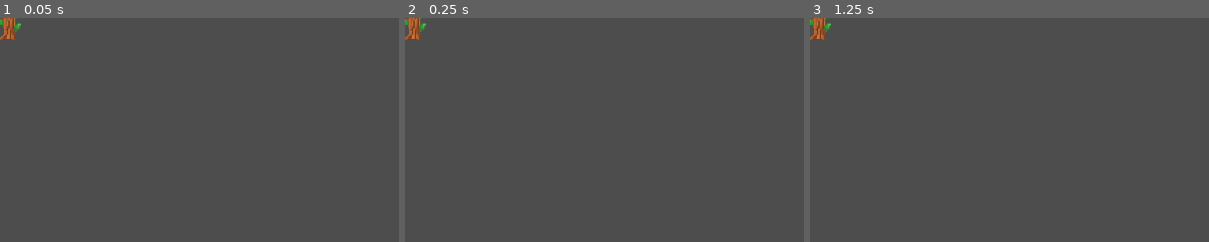
Above: before the commit, frames 1-3 (left to right).
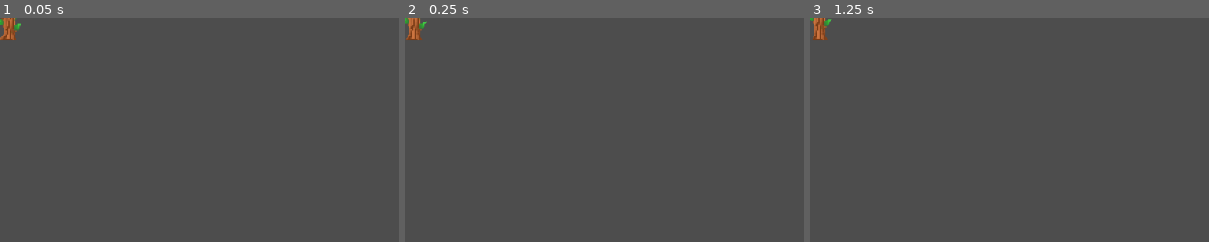
Above: after the commit, the same moments.

Repository: felixtjahyadi/halustudio
Game: Godot game, scene res://scenes/Enemy/Boss/BranchMinion.tscn
Two runs of this game, one before a commit and one after it. Both use one fixed random seed, a clock stepped at 60 frames per second and the inputs below. This scene is started directly instead of the project's main scene.
Inputs (mouse positions are % of the whole screen's width and height, from its top left):
- Up to frame 1 (0.05 s): no input
- Up to frame 2 (0.25 s): no input
- Up to frame 3 (1.25 s): tap Enter at 0.5 s; move the mouse to (72, 45) at 0.52 s; hold D (right) from 0.53 s (still down); click (72, 45) at 0.6 s
The pictures show only the part of the screen within x 0-50%, y 0-50%; the shares and areas given below are measured in that part.

Frame 1 is identical in both runs. In frame 2, 0.1% of the frame differs, in the area x 0-6%, y 0-10%; in frame 3, 0.2%.

Commit message:
fix: boss summon logic

Diff:
--- a/scenes/Enemy/Boss/BranchMinion.tscn
+++ b/scenes/Enemy/Boss/BranchMinion.tscn
@@ -1,5 +1,6 @@
-[gd_scene load_steps=7 format=3 uid="uid://b4is5l764xsf7"]
+[gd_scene load_steps=8 format=3 uid="uid://b4is5l764xsf7"]
 
+[ext_resource type="Script" path="res://scripts/Enemy/Boss/BranchMinion.gd" id="1_7yqod"]
 [ext_resource type="Texture2D" uid="uid://2wiwtic0pe2n" path="res://assets/Enemy/Corrupted Tree Guardian/branch-minion-anim-sheet.png" id="1_ebsuk"]
 
 [sub_resource type="AtlasTexture" id="AtlasTexture_eofuj"]
@@ -39,6 +40,7 @@
 }]
 
 [node name="BranchMinion" type="Node2D"]
+script = ExtResource("1_7yqod")
 
 [node name="AnimatedSprite2D" type="AnimatedSprite2D" parent="."]
 sprite_frames = SubResource("SpriteFrames_o0wl0")
--- a/scenes/Enemy/Boss/CorruptedTreeGuardian.tscn
+++ b/scenes/Enemy/Boss/CorruptedTreeGuardian.tscn
@@ -64,7 +64,7 @@
 
 [node name="CorruptedTreeGuardian" type="Node2D"]
 script = ExtResource("1_73na8")
-attack_cooldown = 15.0
+attack_cooldown = 10.0
 
 [node name="AnimatedSprite2D" type="AnimatedSprite2D" parent="."]
 position = Vector2(0, -43)
--- a/scripts/Enemy/Boss/Boss.gd
+++ b/scripts/Enemy/Boss/Boss.gd
@@ -5,9 +5,7 @@
 var isAwake : bool = false
 
 func _process(delta):
-	if isAwake:
-		await get_tree().create_timer(attack_cooldown).timeout
-		attack()
+	pass
 
 func start_animation():
 	isAwake = true
--- /dev/null
+++ b/scripts/Enemy/Boss/BranchMinion.gd
@@ -0,0 +1,12 @@
+extends Enemy
+
+
+# Called when the node enters the scene tree for the first time.
+func _ready():
+	$AnimatedSprite2D.play("idle")
+	pass # Replace with function body.
+
+
+# Called every frame. 'delta' is the elapsed time since the previous frame.
+func _process(delta):
+	pass
--- a/scripts/Enemy/Boss/CorruptedTreeGuardian.gd
+++ b/scripts/Enemy/Boss/CorruptedTreeGuardian.gd
@@ -21,6 +21,11 @@
 		_spawn_minion(count)
 	super(delta)
 
+func _reset():
+	await get_tree().create_timer(attack_cooldown).timeout
+	attack()
+	_reset()
+
 func attack():
 	if (onFieldMinions.size() <= maxMinionCount):
 		var count = _get_minion_count_randomizer()
@@ -40,8 +45,8 @@
 	get_parent().add_child(minion)
 
 	var spawn_pos = Vector2(0, 0)
-	spawn_pos.x = randf_range(-100, 100)
-	spawn_pos.y = randf_range(-100, 100)
+	spawn_pos.x = randf_range(-32 * 9, 32 * 9)
+	spawn_pos.y = randf_range(-32 * 9, 32 * 9)
 
 	minion.position = spawn_pos
 
@@ -52,4 +57,5 @@
 	sprite.play("awake")
 	await get_tree().create_timer(2.0).timeout
 	sprite.play("idle")
+	_reset()
 	super()
--- a/scripts/Map/BossRoomLogic.gd
+++ b/scripts/Map/BossRoomLogic.gd
@@ -13,6 +13,6 @@
 		# TODO : remove this after endRoom in super() was deleted
 
 func _on_room_area_body_entered(body):
-	if body.get_name() == "Player":
+	if _isRoomNotExplored and body.get_name() == "Player":
 		super(body)
 		boss.start_animation()
